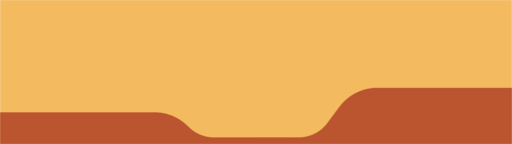
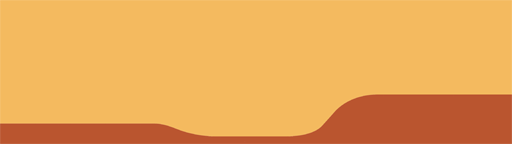
Layered file, before and after one edit (512 x 144). Changes by layer:
removed group "Minimap" (2 layers) over [0, 0, 512, 144]
removed layer "Relleno de color 1" from group "Minimap" over [0, 87, 512, 144]
renamed "Capa 2" to "Minimapa", moved it out of group "Minimap", painted on it over [0, 0, 512, 144]
